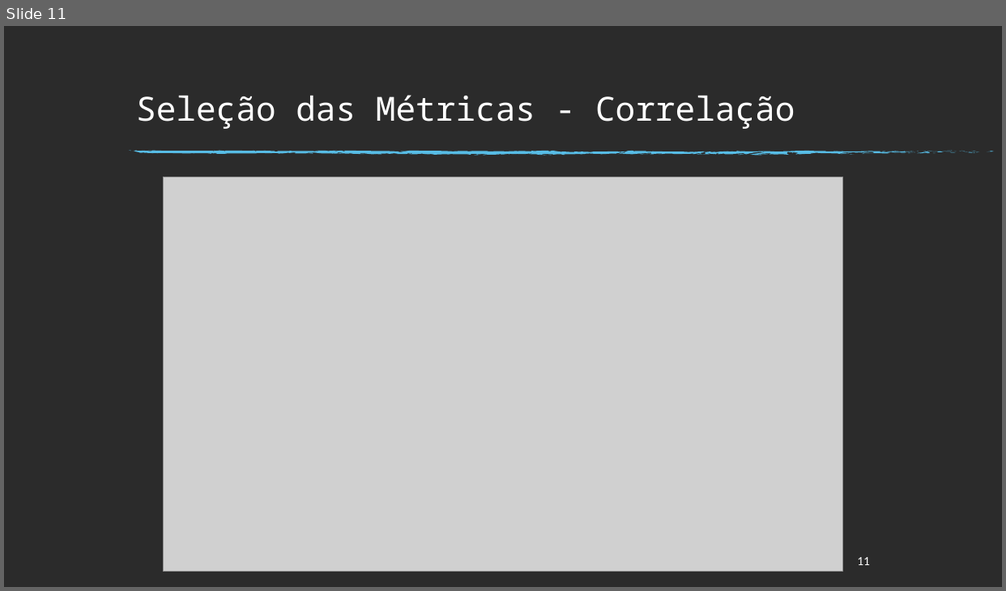
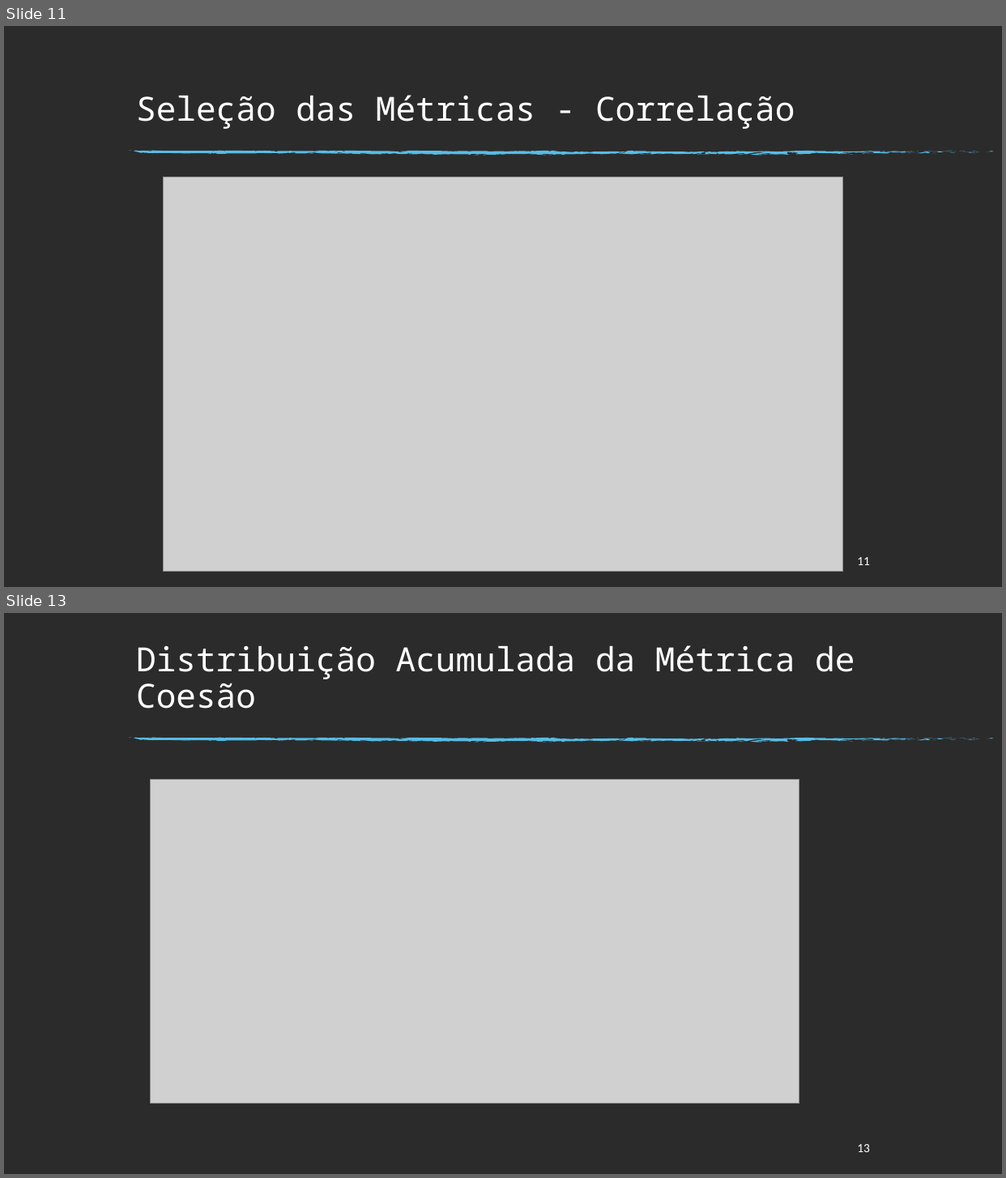
Before and after one commit to felipeaugustosm/TCC2, a slide deck: Apresentacao_TCC2.pptx. Shown one above the other, each under a label of ours: slide 11 before the commit, slides 11 and 13 after it; the slides between them are not shown. The pictures are 1006x591 and 1006x1178 pixels, drawn with LibreOffice and Linux fonts; fonts in the diff are those of the drawing; grey boxes stand for pictures; background and template pictures are left out; a plain dark background stands for a picture behind light text. Boxes give left, top, right and bottom in pixels: in the first picture for what was removed or moved away, otherwise in the second. Text is boxed around its words. In the diff, an @@ line names an element or a change of style, - is before the commit and + after.

```diff
--- a/Apresentacao_TCC2.pptx
+++ b/Apresentacao_TCC2.pptx
@@ slide 13 added at bbox=[4, 613, 1002, 1174], background picture (left out); not listed: 74 template elements that a slide beside it also shows @@
@@ title added at bbox=[136, 645, 854, 709], 32 pt, text #FFFFFF @@
+Distribuição Acumulada da Métrica de Coesão
@@ picture added at bbox=[151, 780, 799, 1104] @@
@@ page number added at bbox=[857, 1144, 870, 1152], 12 pt, text #FFFFFF @@
+13
```
Also in this commit, not shown: 1 slide changed, 5 other slides added, 4 other files.
